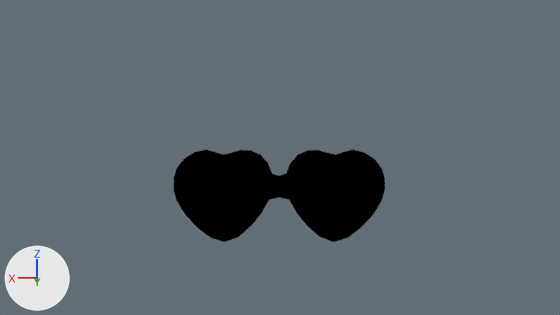
An edit to the Blender file PEDRO/JUAN/JUAN14.blend, drawn before and after from the same camera.
One viewpoint serves both versions: the file's camera 'Camera'. Arrows for +X, +Y and +Z are at lower left; the lights stay in place.

The first picture shows 'sunglasses'.
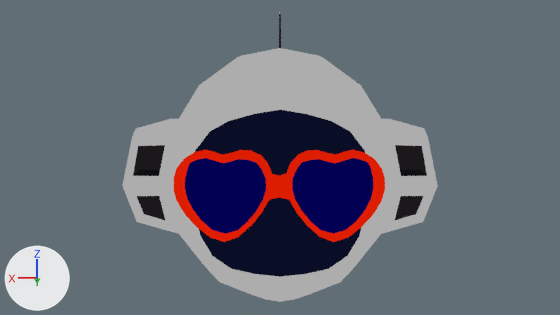
Boxes (x1, y1, x2, y2) around the edits, measured in the pictures (560 x 315 px):
'helmet', shown: after (122, 13, 438, 302)
'sunglasses', recoloured: (174, 150, 385, 242) in both

The change, as a diff of the scene's bpy script:
```diff
--- a/PEDRO/JUAN/JUAN14.blend.py
+++ b/PEDRO/JUAN/JUAN14.blend.py
@@ me_sphere @@
 me_sphere.from_pydata(...)  # 231 vertices, 242 faces; spans x -1.4..1.4, y -1.09..0.98, z -1.06..1.42
-me_sphere.materials.append(mat_material)  # black #000000
+me_sphere.materials.append(mat_colorvertex)
@@ me_plane_002 @@
 me_plane_002.from_pydata(...)  # 344 vertices, 322 faces; spans x -6.25..6.25, y -3.09..2.47, z -0.57..0.16
-me_plane_002.materials.append(mat_material)  # black #000000
+me_plane_002.materials.append(mat_colorvertex)
@@ ob_helmet @@
 ob_helmet = bpy.data.objects.new('helmet', me_sphere)
-ob_helmet.location = (0.0, 0.0, 0.0)
-ob_helmet.hide_viewport = True
+ob_helmet.location = (0.0, -0.104, 1.845)
+ob_helmet.rotation_euler = (0.0466, 0.0, 0.0)  # degrees (2.7, 0, 0)
+ob_helmet.scale = (0.582, 0.625, 0.625)
```
